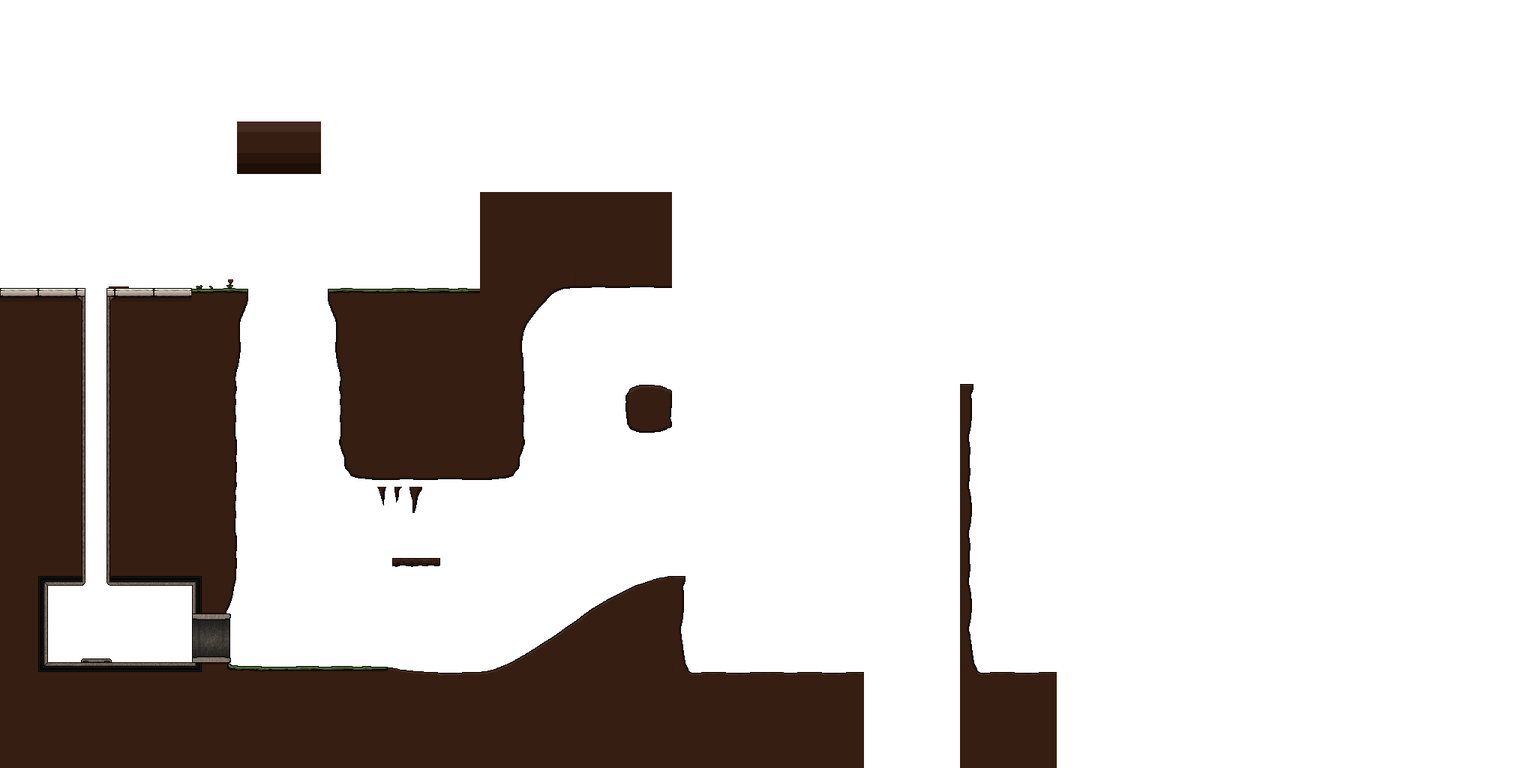
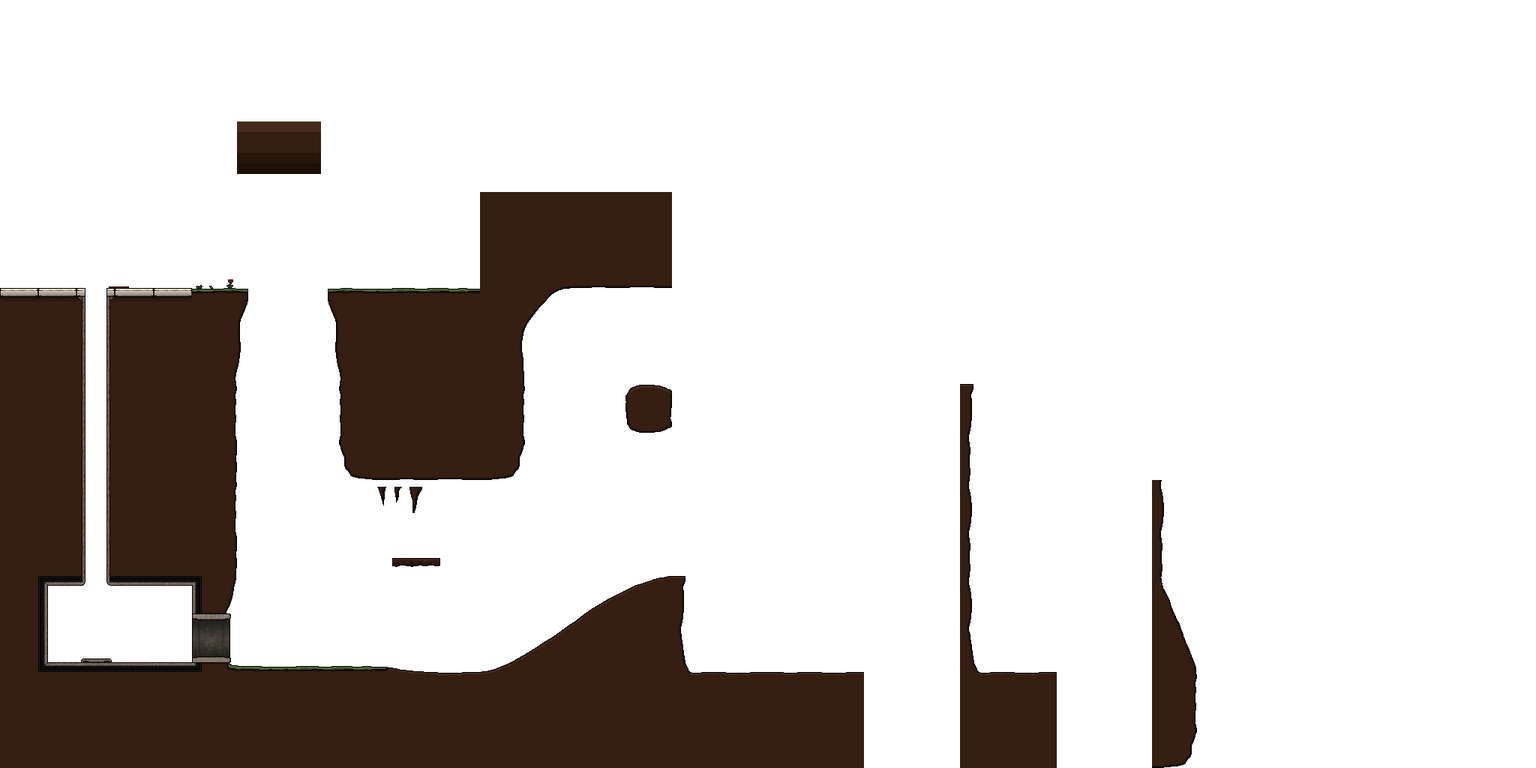
Layered file, before and after one edit (w=1536, h=768). Changes by layer:
renamed "Slope" to "Stuff", painted on it over [1151, 479, 1197, 768]
